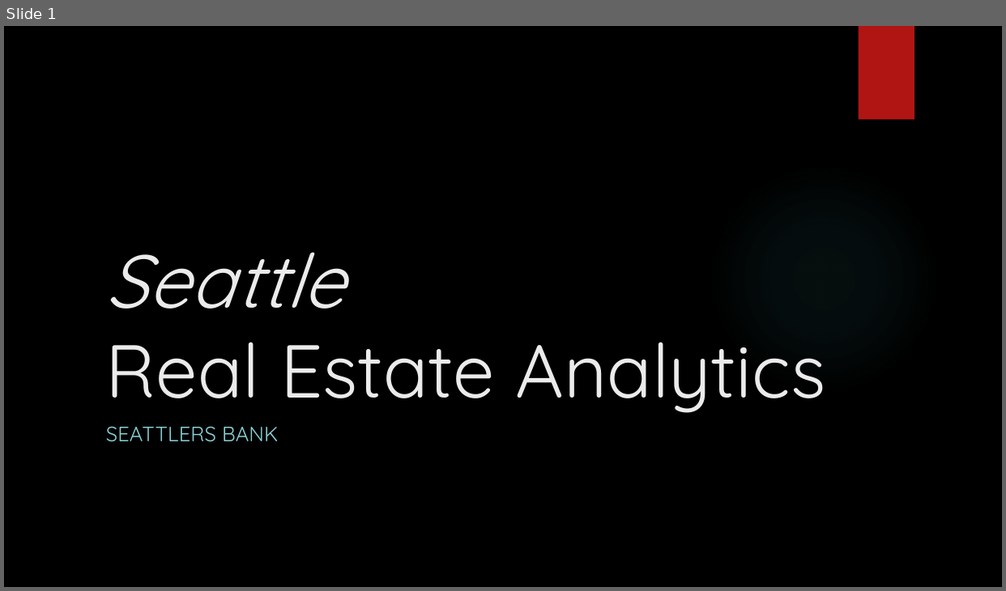
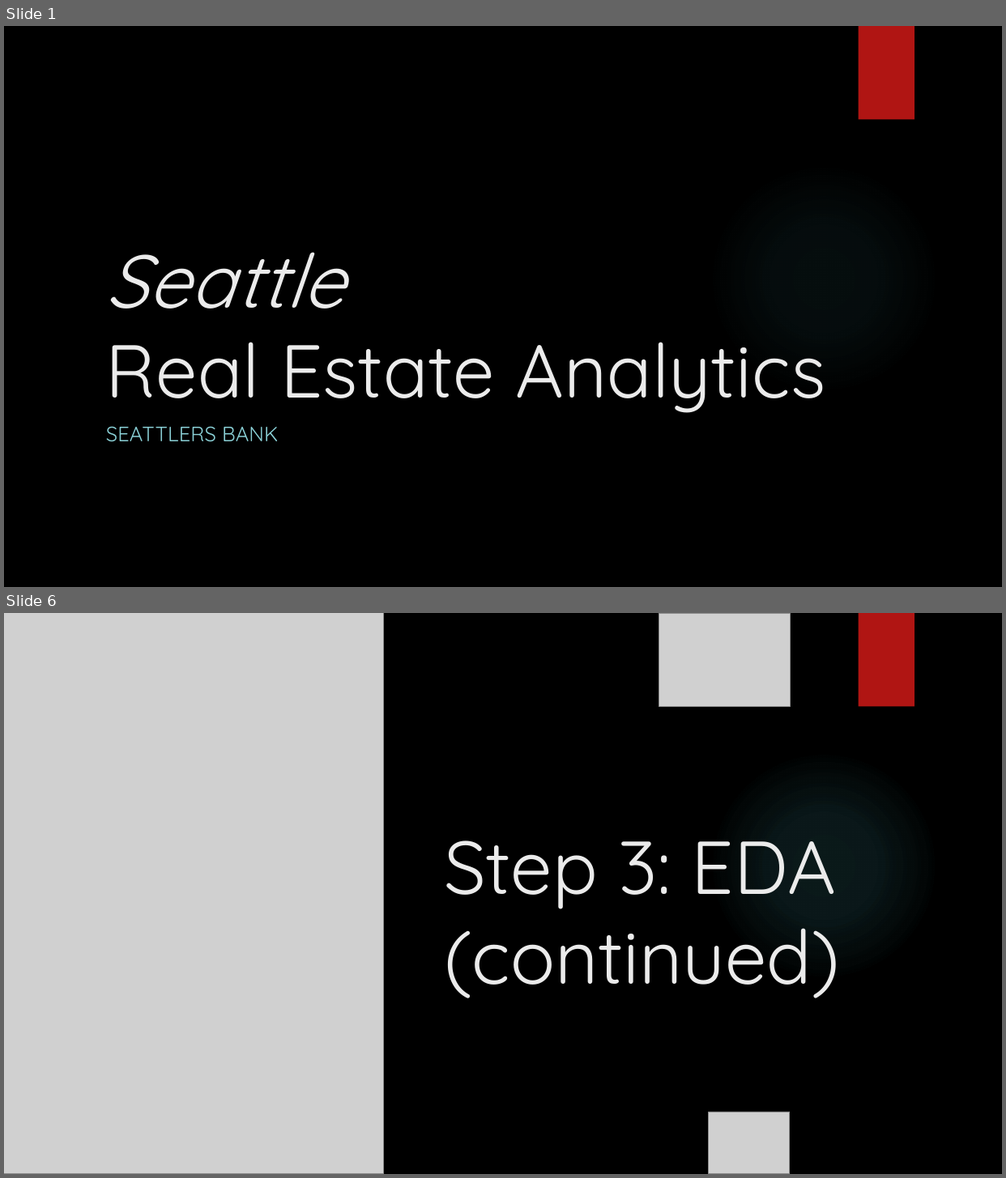
Before and after one commit to Silkways/Seattlers, a slide deck: Flatiron_Mod_1_Slides.pptx. Shown one above the other, each under a label of ours: slide 1 before the commit, slides 1 and 6 after it; the slides between them are not shown. The pictures are 1006x591 and 1006x1178 pixels, drawn with LibreOffice and Linux fonts; fonts in the diff are those of the drawing; grey boxes stand for pictures; background and template pictures are left out. Boxes give left, top, right and bottom in pixels: in the first picture for what was removed or moved away, otherwise in the second. Text is boxed around its words. In the diff, an @@ line names an element or a change of style, - is before the commit and + after.

```diff
--- a/Flatiron_Mod_1_Slides.pptx
+++ b/Flatiron_Mod_1_Slides.pptx
@@ slide 6 added at (x1=4, y1=613, x2=1002, y2=1174), background picture (left out); not listed: 1 template element that a slide beside it also shows @@
@@ picture added at (x1=4, y1=613, x2=384, y2=1174) @@
@@ picture added at (x1=659, y1=613, x2=790, y2=707) @@
@@ rectangle added at (x1=859, y1=613, x2=914, y2=707), fill #B01513 @@
@@ ellipse added at (x1=709, y1=750, x2=939, y2=981), fill gradient #50B9C1 @@
@@ picture added at (x1=4, y1=832, x2=334, y2=1174) @@
@@ picture added at (x1=4, y1=850, x2=128, y2=1043) @@
@@ title added at (x1=444, y1=841, x2=840, y2=999), 72 pt, text #EBEBEB @@
+Step 3: EDA (continued)
@@ picture added at (x1=709, y1=1112, x2=790, y2=1174) @@
```
Also in this commit, not shown: 1 slide changed, 7 other slides added, 2 slides removed, 2 other files.
